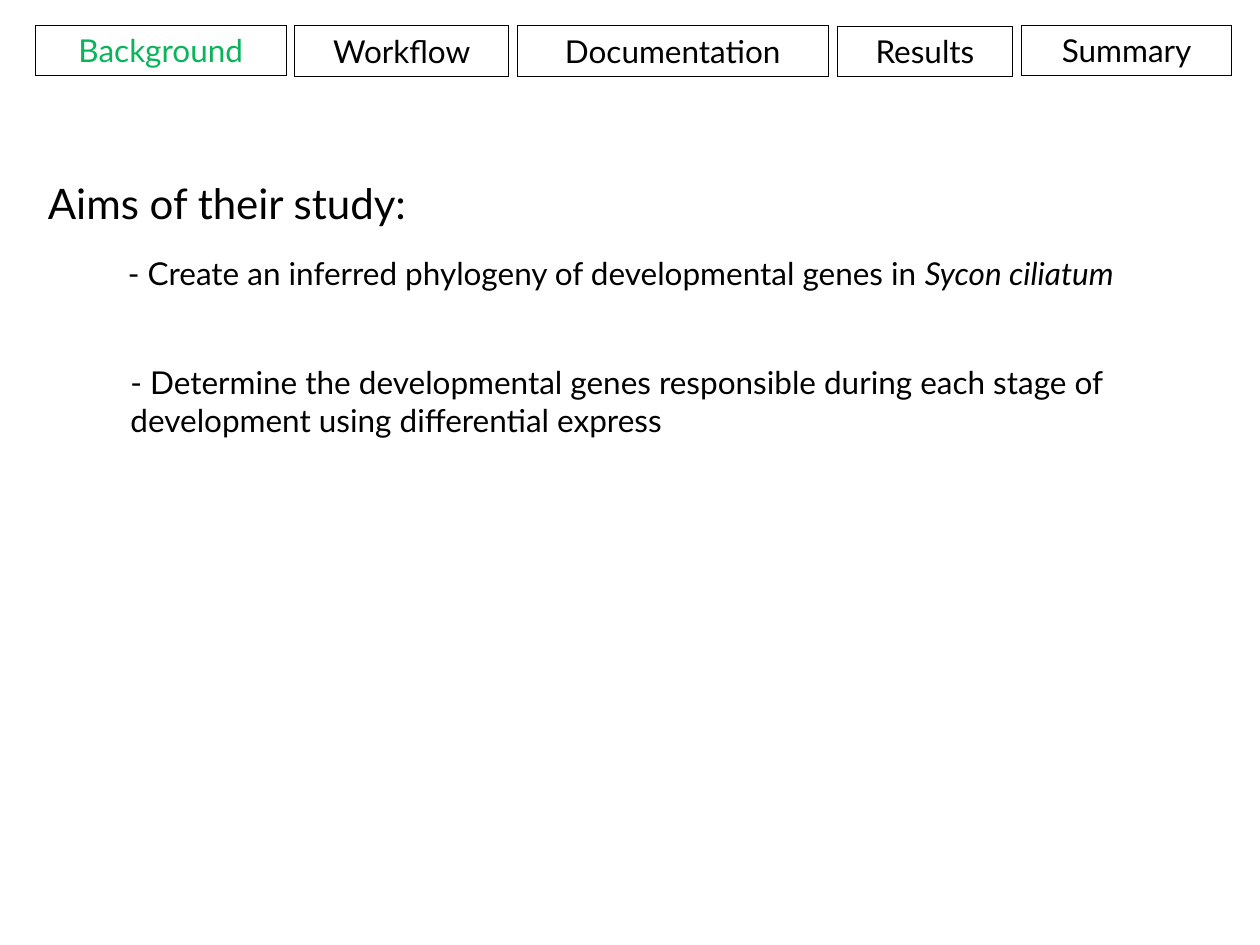
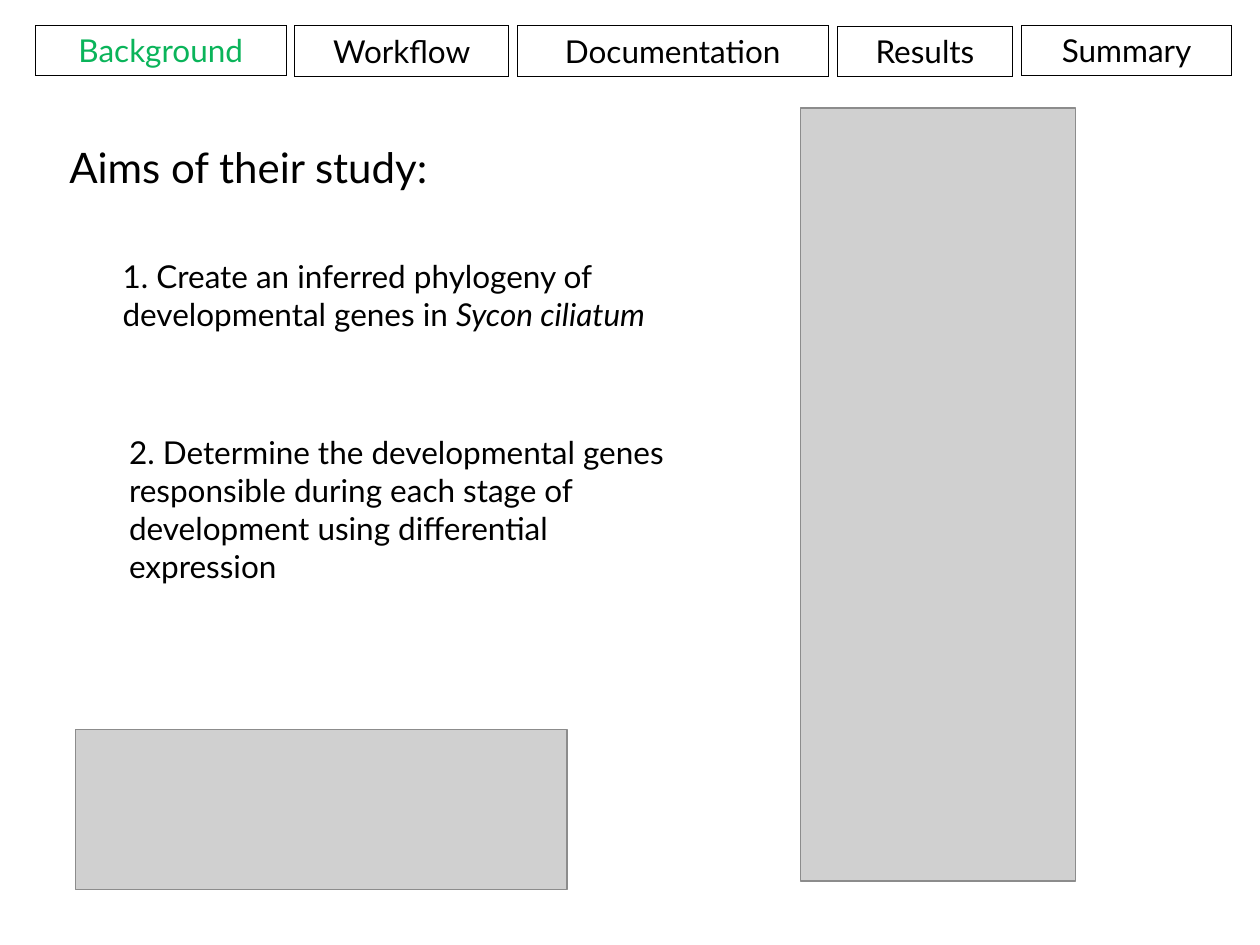
Before and after one commit to aweeger/BCB546X_FinalGroup, a slide deck: slide 10 of Presentation.pptx. Drawn at 1260x945 pixels with LibreOffice and Linux fonts; fonts in the diff are those of the drawing; grey boxes stand for pictures. Boxes give left, top, right and bottom in pixels: in the first picture for what was removed or moved away, otherwise in the second. Text is boxed around its words. In the diff, an @@ line names an element or a change of style, - is before the commit and + after.

```diff
--- a/Presentation.pptx
+++ b/Presentation.pptx
@@ picture added at [800, 108, 1076, 882] @@
@@ text "Aims of their study:": place and size @@
-text "Aims of their study:" at [48, 188, 406, 227]
+text "Aims of their study:" at [69, 152, 427, 191]
@@ text at [123, 264, 645, 332]: text changed @@
-- Create an inferred phylogeny of developmental genes in Sycon ciliatum
+1. Create an inferred phylogeny of developmental genes in Sycon ciliatum
@@ text at [129, 440, 664, 584]: text changed @@
-- Determine the developmental genes responsible during each stage of development using differential express
+2. Determine the developmental genes responsible during each stage of development using differential expression
@@ picture added at [76, 730, 567, 890] @@
```
Also in this commit, not shown: 21 other slides changed, 1 slide added, 4 slides removed, 2 other files.
